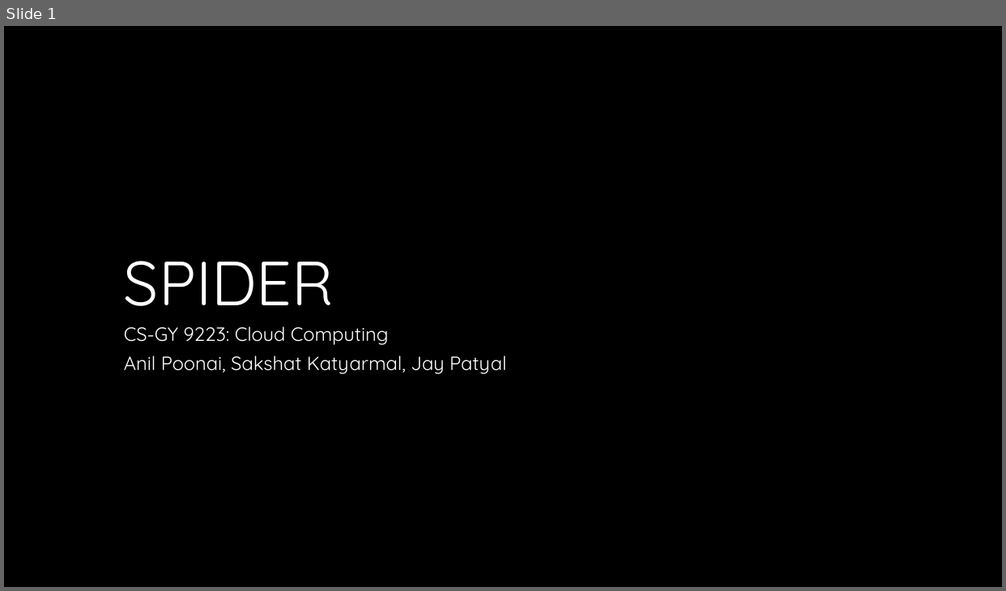
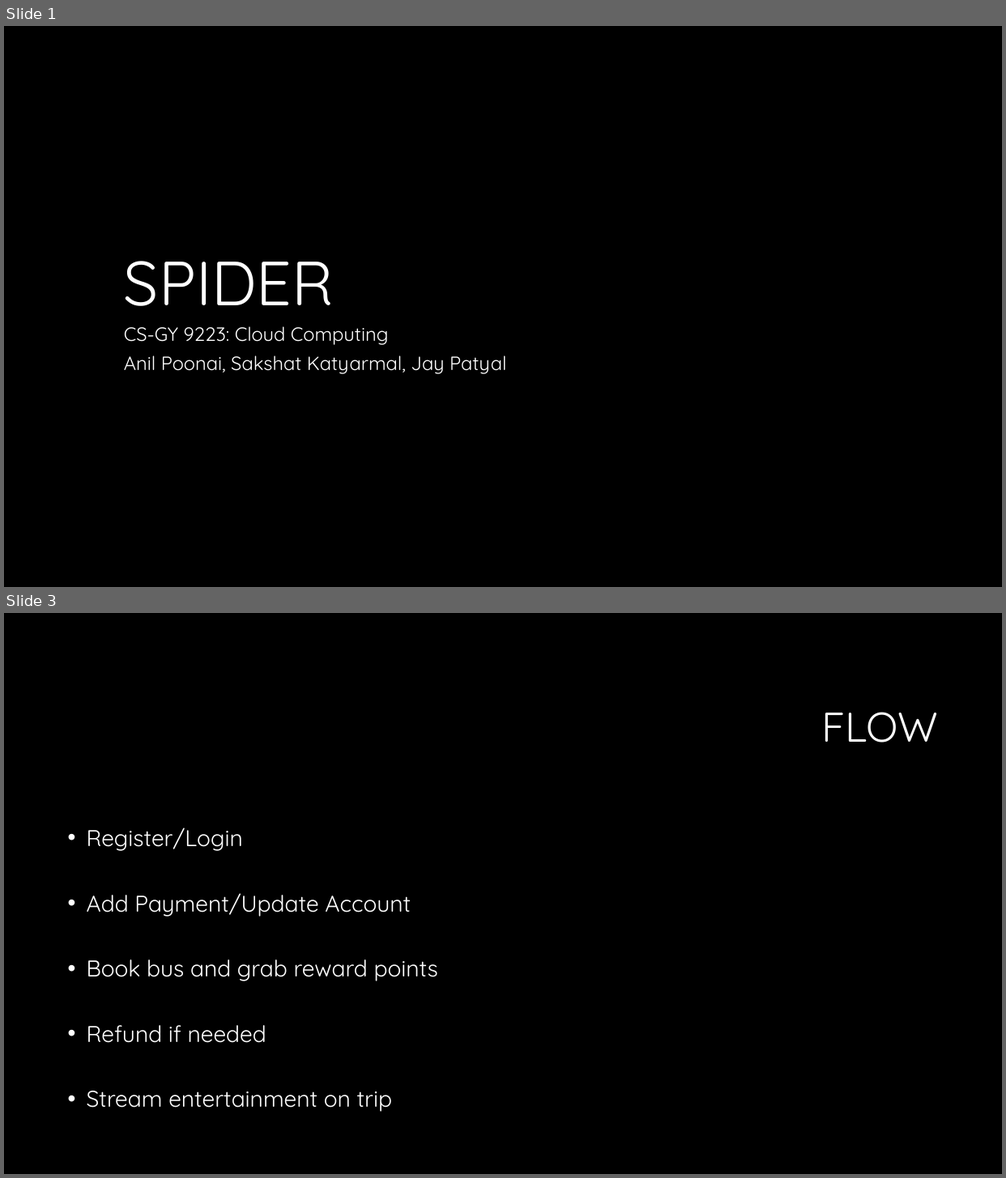
Before and after one commit to DevonARP/CC_Project, a slide deck: Spider.pptx. Shown one above the other, each under a label of ours: slide 1 before the commit, slides 1 and 3 after it; the slides between them are not shown. The pictures are 1006x591 and 1006x1178 pixels, drawn with LibreOffice and Linux fonts; fonts in the diff are those of the drawing; background and template pictures are left out. Boxes give left, top, right and bottom in pixels: in the first picture for what was removed or moved away, otherwise in the second. Text is boxed around its words. In the diff, an @@ line names an element or a change of style, - is before the commit and + after.

```diff
--- a/Spider.pptx
+++ b/Spider.pptx
@@ slide 3 added at (4,613,1002,1174), background #000000 @@
@@ title added at (821,712,938,743), 40 pt, text #FFFFFF @@
+FLOW
@@ text added at (87,828,438,1112), 22 pt, text #FFFFFF @@
+• Register/Login
+• Add Payment/Update Account
+• Book bus and grab reward points
+• Refund if needed
+• Stream entertainment on trip
```
Also in this commit, not shown: 1 slide changed.
